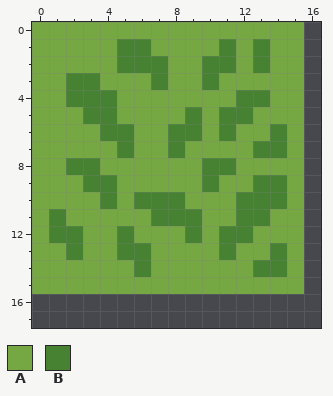
Pixel-art file: Assets/Tiles/Flowery grass.ase. This is how it looked before the edit.
32x32 pixels, 1 frame. Shown: x 0..16, y 0..17.
Palette (. is transparent): A #75a743  B #468232
Pixels before, first column x 0:
 0 AAAAAAAAAAAAAAAA
 1 AAAAABBAAAABABAA
 2 AAAAABBBAABBABAA
 3 AABBAAABAABAAAAA
 4 AABBBAAAAAAABBAA
 5 AAABBAAAABABBAAA
 6 AAAABBAABBABAABA
 7 AAAAABAABAAAABBA
 8 AABBAAAAAABBAAAA
 9 AAABBAAAAABAABBA
10 AAAABABBBAAABBBA
11 ABAAAAABBBAABBAA
12 ABBAABAAABABBAAA
13 AABAABBAAAABAABA
14 AAAAAABAAAAAABBA
15 AAAAAAAAAAAAAAAA
And afterwards:
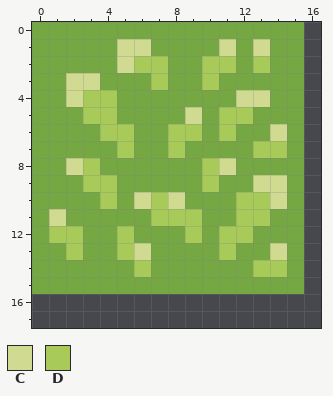
Colours new in this view: C #d0da91  D #a8ca58
Diff:
Changed rows in their new state; - is an unchanged pixel.
first column x 1:
 1 ----CC----C-C-
 2 ----CDD--DD-D-
 3 -CC---D--D----
 4 -CDD-------CC-
 5 --DD----C-DD--
 6 ---DD--DD-D--C
 7 ----D--D----DD
 8 -CD------DC---
 9 --DD-----D--CC
10 ---D-CDC---DDC
11 C-----DDD--DD-
12 DD--D---D-DD--
13 -D--DC----D--C
14 -----D------DD
Boxes around the changes in both pictures, in picture pixels (x1, y1, x2, y2):
changed: (49, 39, 287, 277)
